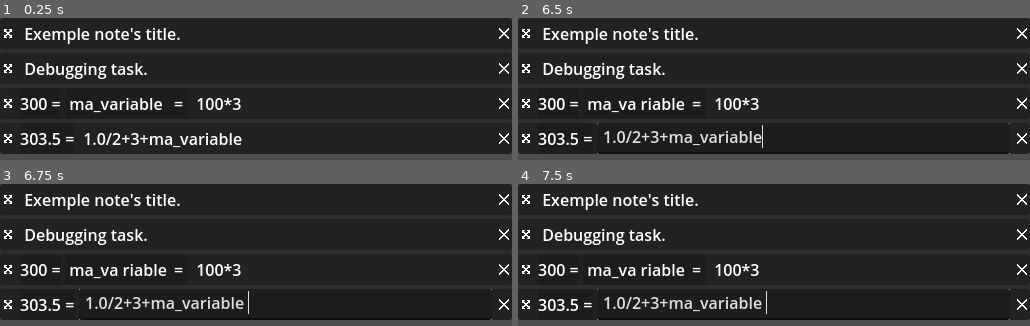
Above: before the commit, frames 1-4 (two rows, left to right).
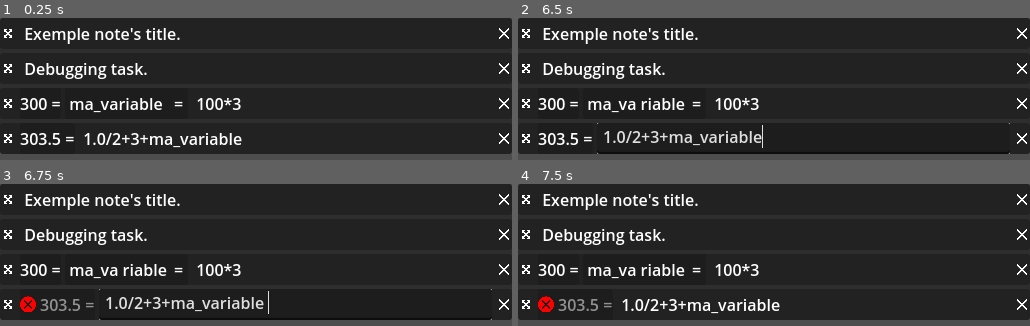
Above: after the commit, the same moments.

Repository: xorblo-doitus/Bloc-notes-plus-plus
Game: Godot game, scene res://src/app/main.tscn
Two runs of this game, one before a commit and one after it. Both use one fixed random seed, a clock stepped at 60 frames per second and the inputs below. The engine's default icon, where the game draws it, is replaced by a stand-in: a white triangle on a blue panel in a dark square.
Inputs (mouse positions are in pixels of both pictures, inside the frame that each line leads up to):
- Up to frame 1 (0.25 s): no input
- Up to frame 2 (6.5 s): click (528, 33) at 0.52 s; click (528, 33) at 1.27 s; click (528, 33) at 2.02 s; tap Enter at 2.75, 4.25, 5.75 s; drag from (774, 33) to (825, 130) at 2.77 s; tap Space at 3.5, 5 s; drag from (774, 69) to (outside the picture) at 3.52 s; move the mouse to (635, 103) at 4.27 s; tap Ctrl at 4.35 s; click (635, 103) at 4.42 s; drag from (861, 103) to (620, 158) at 5.02 s; drag from (804, 138) to (outside the picture) at 5.77 s
- Up to frame 3 (6.75 s): tap Space at 6.5 s; drag from (102, 324) to (179, 283) at 6.52 s
- Up to frame 4 (7.5 s): click (543, 304) at 7.27 s

Frames 1-2 are identical in both runs. In frame 3, 2.3% of the frame differs, in the area x 3-53%, y 73-96%; in frame 4, 2.6%, in the area x 3-97%, y 73-96%.

Commit message:
When an error occurs in Calculus, use last valid value

Diff:
--- a/src/gui/displaying_notes/note_display/widgets/calculus_result.gd
+++ b/src/gui/displaying_notes/note_display/widgets/calculus_result.gd
@@ -16,16 +16,16 @@
 
 
 func update_value() -> void:
-	if note.value is ErrorHelper:
-		error_button.tooltip_text = str(note.value)
-		result.hide()
+	if note.error:
+		error_button.tooltip_text = str(note.error)
+		result.add_theme_color_override(&"font_color", get_theme_color(&"font_placeholder_color", &"LineEdit"))
 		error_button.show()
 	else:
 		result.text = str(note.value) + WidgetCalculusResult.equal_string
-		result.show()
+		result.remove_theme_color_override(&"font_color")
 		error_button.hide()
 
 
 func _on_error_button_pressed() -> void:
-	if note.value is ErrorHelper:
-		note.value.popup()
+	if note.error:
+		note.error.popup()
--- a/src/gui/displaying_notes/note_display/widgets/calculus_result.tscn
+++ b/src/gui/displaying_notes/note_display/widgets/calculus_result.tscn
@@ -12,12 +12,10 @@
 script = ExtResource("2_dvcag")
 before = true
 
-[node name="Result" type="Label" parent="." index="0"]
-unique_name_in_owner = true
+[node name="HBoxContainer" type="HBoxContainer" parent="." index="0"]
 layout_mode = 2
-text = "="
 
-[node name="ErrorButton" type="TextureButton" parent="." index="1"]
+[node name="ErrorButton" type="TextureButton" parent="HBoxContainer" index="0"]
 unique_name_in_owner = true
 modulate = Color(1, 0, 0, 1)
 custom_minimum_size = Vector2(16, 16)
@@ -27,4 +25,9 @@
 ignore_texture_size = true
 stretch_mode = 5
 
-[connection signal="pressed" from="ErrorButton" to="." method="_on_error_button_pressed"]
+[node name="Result" type="Label" parent="HBoxContainer" index="1"]
+unique_name_in_owner = true
+layout_mode = 2
+text = "="
+
+[connection signal="pressed" from="HBoxContainer/ErrorButton" to="." method="_on_error_button_pressed"]
--- a/src/note/calculus/calculus.gd
+++ b/src/note/calculus/calculus.gd
@@ -112,11 +112,11 @@
 	var expression = Expression.new()
 
 	var current_variables: Dictionary = Calculus.get_all_variables()
-	var error: Error = expression.parse(string_expression, current_variables.keys())
+	var builtin_error: Error = expression.parse(string_expression, current_variables.keys())
 
-	if error:
+	if builtin_error:
 		var error_helper: ErrorHelper = ErrorHelper.new()
-		error_helper.godot_builtin_error = error
+		error_helper.godot_builtin_error = builtin_error
 		error_helper.description = expression.get_error_text()
 		return error_helper
 
